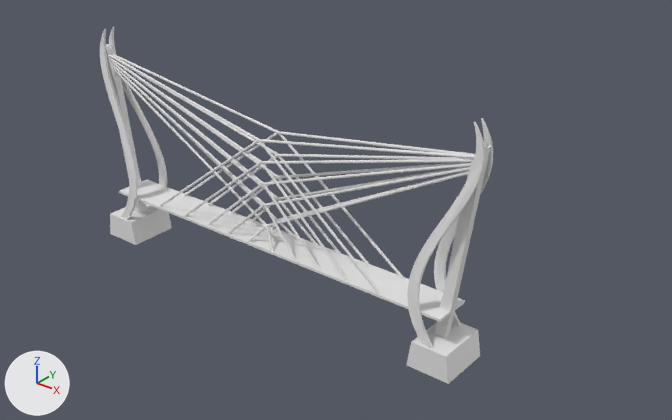
The Blender file bridge/bridge.blend, before and after one commit.
Rendered twice from a camera (50 mm lens) standing at (423.0, -453.0, 345.0) and looking at (42.0, 23.0, 50.0). Every picture has the same lights, and +X, +Y and +Z are marked at lower left.

The older version as bpy lines, for what is in view:
```python
me_cube_001 = bpy.data.meshes.new('Cube.001')
me_cube_001.from_pydata(...)  # 1100 vertices, 560 faces; spans x 0.0..176.0, y -20.0..20.0, z -20.0..155.0
# before: 1096 (158.0, -15.0, 20.0) at pixel (439, 322), 1097 (158.0, -15.0, 22.0) at pixel (440, 319), 1098 (158.0, 15.0, 20.0) at pixel (464, 302), 1099 (158.0, 15.0, 22.0) at pixel (464, 300)
me_cylinder_015 = bpy.data.meshes.new('Cylinder.015')
me_cylinder_015.from_pydata(...)  # 640 vertices, 340 faces; spans x -1.0..171.0, y 0.0..14.0, z 20.0..134.0
ob_cube = bpy.data.objects.new('Cube', me_cube_001)
ob_cube.location = (0.0, 0.0, 0.0)
_m = ob_cube.modifiers.new('Mirror', 'MIRROR')
ob_cylinder_014 = bpy.data.objects.new('Cylinder.014', me_cylinder_015)
ob_cylinder_014.location = (0.0, 0.0, 0.0)
_m = ob_cylinder_014.modifiers.new('Mirror', 'MIRROR')
_m = ob_cylinder_014.modifiers.new('Mirror.001', 'MIRROR')
_m.use_axis = (False, True, False)
```
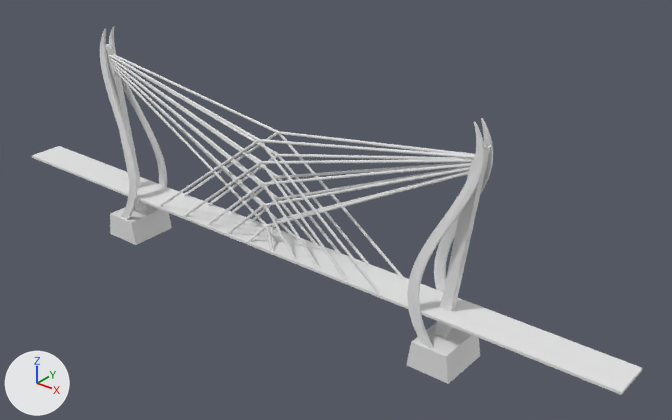
The edits, one by one:
me_cube_001 has 1100 vertices, 560 faces and spans x 0.0..176.0, y -20.0..20.0, z -20.0..155.0.
me_cube_001 is used by ob_cube; location (0.0, 0.0, 0.0).
Part 1, on me_cube_001:
Vertices 1096 to 1099 of me_cube_001 move by (122.0, 0.0, 0.0).

What differs and where, as boxes (x1, y1, x2, y2) in the pictures (672 x 420 px; the box of a moved part takes in the faces that stretch with it):
'Cube', reshaped (55% wider): before (100, 26, 493, 384); after (31, 26, 642, 395)
part 1 of me_cube_001, moved or reshaped: before (119, 179, 465, 322); after (31, 146, 642, 395)
